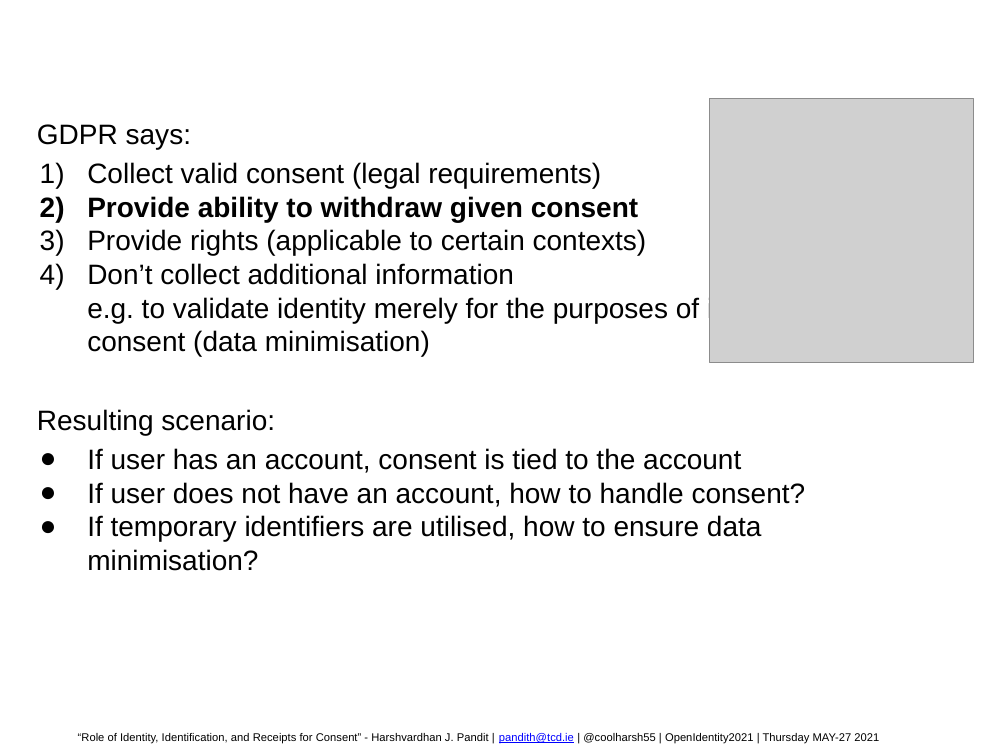
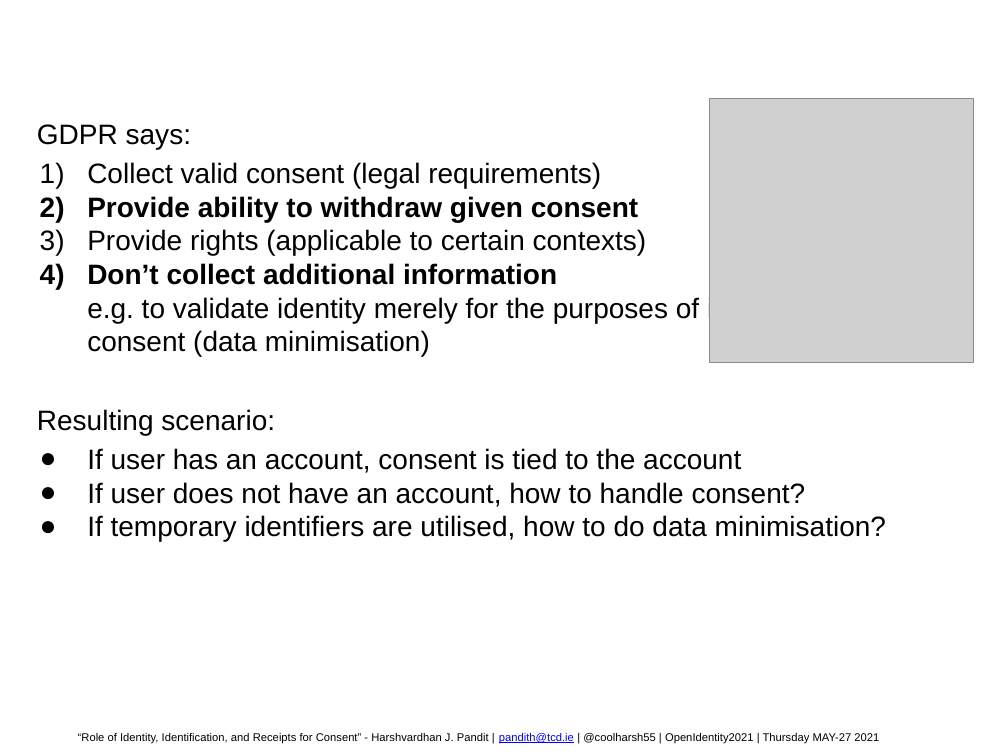
Before and after one commit to coolharsh55/presentations, a slide deck: slide 3 of 2021/PAECG_OpenIdentity_Consent_2021.pptx. Drawn at 1008x756 pixels with LibreOffice and Linux fonts; fonts in the diff are those of the drawing; grey boxes stand for pictures; background and template pictures are left out. Boxes give left, top, right and bottom in pixels: in the first picture for what was removed or moved away, otherwise in the second. Text is boxed around its words. In the diff, an @@ line names an element or a change of style, - is before the commit and + after.

Commit message:
update: OpenIdentity2021

```diff
--- a/2021/PAECG_OpenIdentity_Consent_2021.pptx
+++ b/2021/PAECG_OpenIdentity_Consent_2021.pptx
@@ text at (87, 263, 863, 356): bold on in "Don’t collect additional information" @@
@@ text at (87, 515, 886, 541): text changed @@
-● If temporary identifiers are utilised, how to ensure data minimisation?
+● If temporary identifiers are utilised, how to do data minimisation?
```
Also in this commit, not shown: 1 other slide changed, 3 other files.
